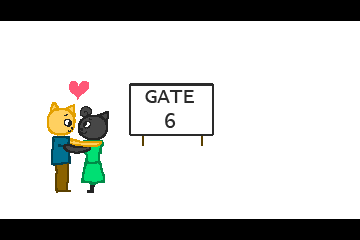
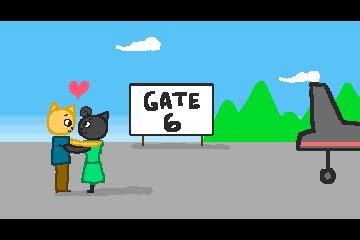
Before/after of a 360×240 layered artwork. What changed in the layer stack:
added layer "Layer 19" above "Layer 20" over [296, 82, 360, 184]
added layer "Layer 20" above "Layer 17" over [298, 84, 360, 182]
added layer "Layer 17" (15%) above "Layer 1" over [55, 143, 230, 196]
painted on "Layer 3" over [81, 109, 98, 119]
painted on "Layer 7" over [81, 111, 98, 118]
removed layer "GATE 6" over [145, 90, 194, 128]
added layer "Layer 18" above "Layer 13" over [144, 91, 200, 132]
removed layer "Background" over [0, 21, 360, 219]
added layer "Layer 14" above "Layer 16" over [0, 142, 360, 219]
added layer "Layer 16" above "Layer 15" over [116, 37, 360, 156]
added layer "Layer 15" over [0, 21, 360, 143]
